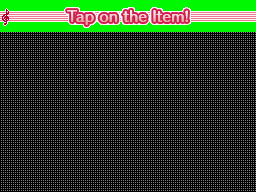
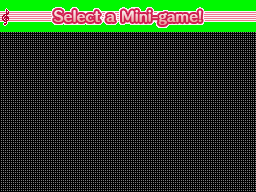
The second 256 × 192 image is a revision of the first. Changes to its layers:
hid "Tap on the ltem!" over (67, 10, 189, 25)
renamed "Select a Minigame!" to "Select a Mini-game!", showed it, painted on it over (54, 10, 202, 25)
